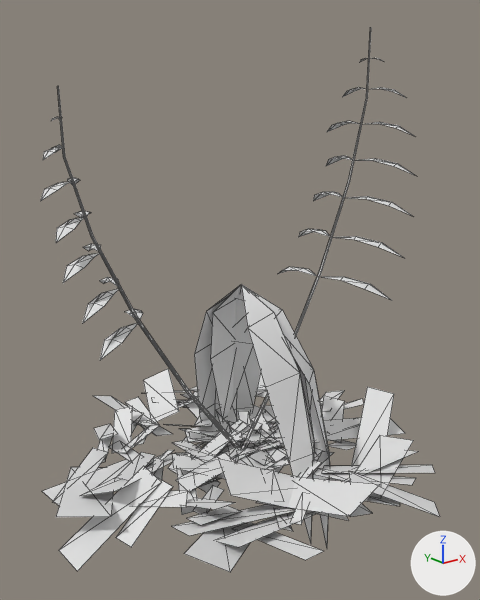
Before and after pictures for a commit that changed the OBJ model game/assets/models/plants/SM_Plant_CycadSun_Leaf.obj.
Rendered twice from a 50 mm camera at (-1.67, -2.08, 1.57) aimed at (0.0, 0.01, 0.73). Every picture has the same lights, and +X, +Y and +Z are marked at lower right. The older version comes first. Mesh edges are drawn as thin lines. Where no turn or scale is listed for an object, it has been applied to the vertices. Vertices at exactly the same position are counted once.

Script lines for the objects in view, before the commit:
```python
me_sm_plant_cycadsun_leaf = bpy.data.meshes.new('SM_Plant_CycadSun_Leaf')
me_sm_plant_cycadsun_leaf.from_pydata(...)  # 811 vertices, 616 faces; spans x -0.92..0.89, y -0.84..0.85, z -0.47..1.85
ob_sm_plant_cycadsun_leaf = bpy.data.objects.new('SM_Plant_CycadSun_Leaf', me_sm_plant_cycadsun_leaf)
ob_sm_plant_cycadsun_leaf.location = (0.0, 0.0, 0.0)
```
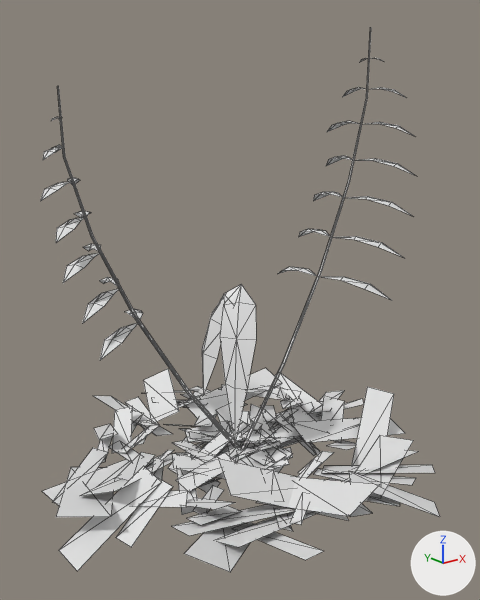
Location of each change, [x1, y1, x2, y2] in pixels of the pictures (480 x 600 px):
part 1 of me_sm_plant_cycadsun_leaf, cut back: before [194, 284, 330, 547]; after [202, 284, 256, 442]

Edits to the bpy script that builds the scene:
```text
Change me_sm_plant_cycadsun_leaf:
    used by ob_sm_plant_cycadsun_leaf; location = (0.0, 0.0, 0.0)
    remove me_sm_plant_cycadsun_leaf.from_pydata(...)  # 811 vertices, 616 faces; spans x -0.92..0.89, y -0.84..0.85, z -0.47..1.85
    add me_sm_plant_cycadsun_leaf.from_pydata(...)  # 791 vertices, 592 faces; spans x -0.92..0.89, y -0.84..0.85, z -0.09..1.85
    me_sm_plant_cycadsun_leaf part 1
    22 vertices are removed from x -0.09..0.28, y -0.34..0.34, z -0.47..0.71
    32 faces are deleted
    18 vertices move from x -0.05..0.28, y -0.33..0.28, z 0.02..0.7 to x -0.14..0.0, y -0.16..0.13, z 0.41..0.77
    2 vertices are added at (-0.14, 0.09, 0.3), (-0.14, -0.13, 0.16)
    8 new faces join them
```
